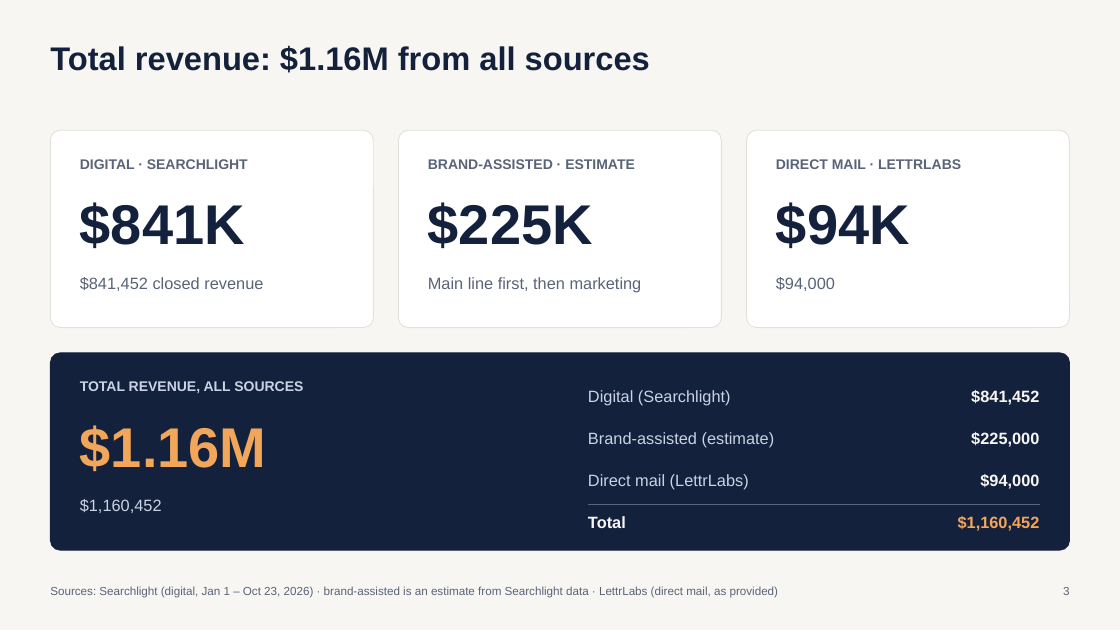
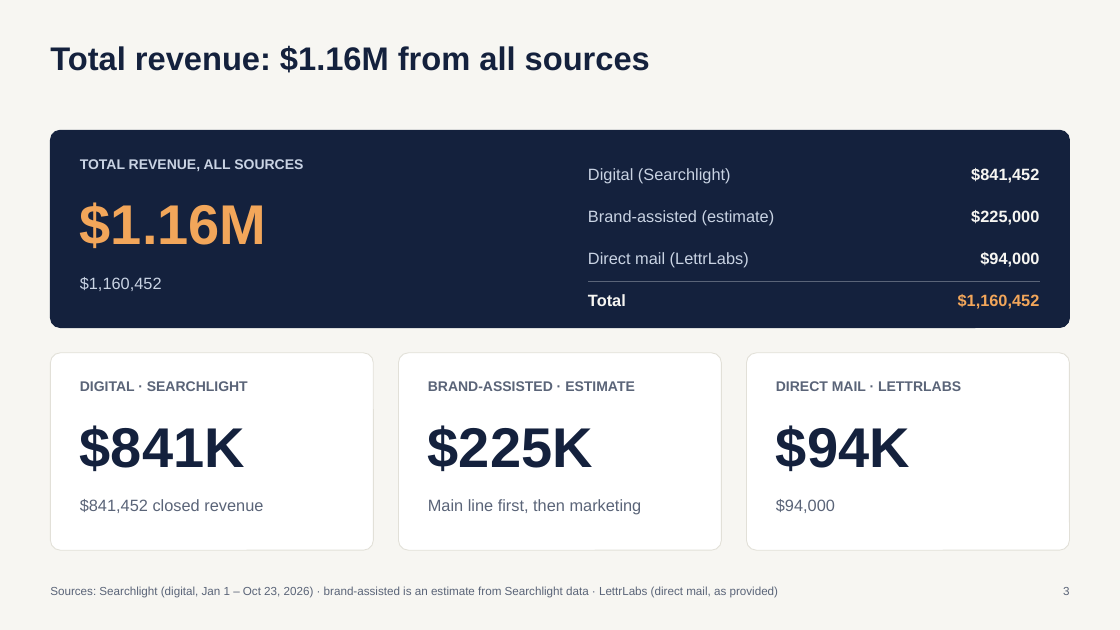
Before and after one commit to MktgCAP/Searchlight-YTD-Analysis, a slide deck: slide 3 of Coastal-Air-Plus-YTD-Performance-Oct23-2026.pptx. Drawn at 1120x630 pixels with LibreOffice and Linux fonts; fonts in the diff are those of the drawing. Boxes give left, top, right and bottom in pixels: in the first picture for what was removed or moved away, otherwise in the second. Text is boxed around its words. In the diff, an @@ line names an element or a change of style, - is before the commit and + after.

```diff
--- a/Coastal-Air-Plus-YTD-Performance-Oct23-2026.pptx
+++ b/Coastal-Air-Plus-YTD-Performance-Oct23-2026.pptx
@@ text "Digital (Searchlight)": place and size @@
-text "Digital (Searchlight)" at box(588, 390, 731, 406)
+text "Digital (Searchlight)" at box(588, 168, 731, 183)
@@ text "$841,452": place and size @@
-text "$841,452" at box(971, 390, 1039, 405)
+text "$841,452" at box(971, 168, 1039, 183)
@@ 9 texts, 1 rounded rectangle, 1 line: place and size @@
-9 texts, 1 rounded rectangle, 1 line at box(50, 353, 1070, 550)
+9 texts, 1 rounded rectangle, 1 line at box(50, 130, 1070, 328)
@@ 9 texts, 3 rounded rectangles: place and size @@
-9 texts, 3 rounded rectangles at box(50, 130, 1070, 328)
+9 texts, 3 rounded rectangles at box(50, 353, 1070, 550)
```
Also in this commit, not shown: 12 other slides changed, 1 slide added.
